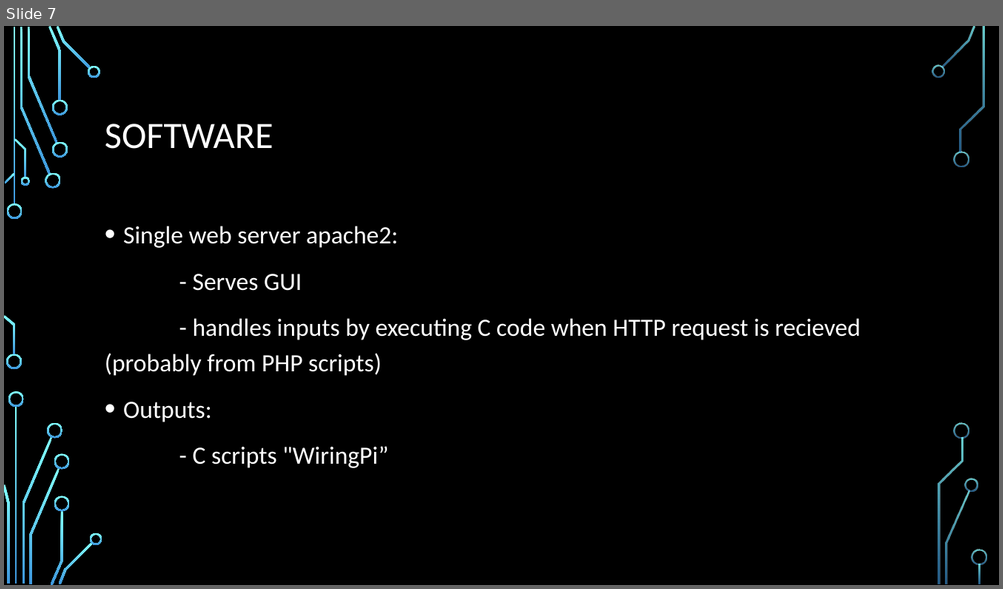
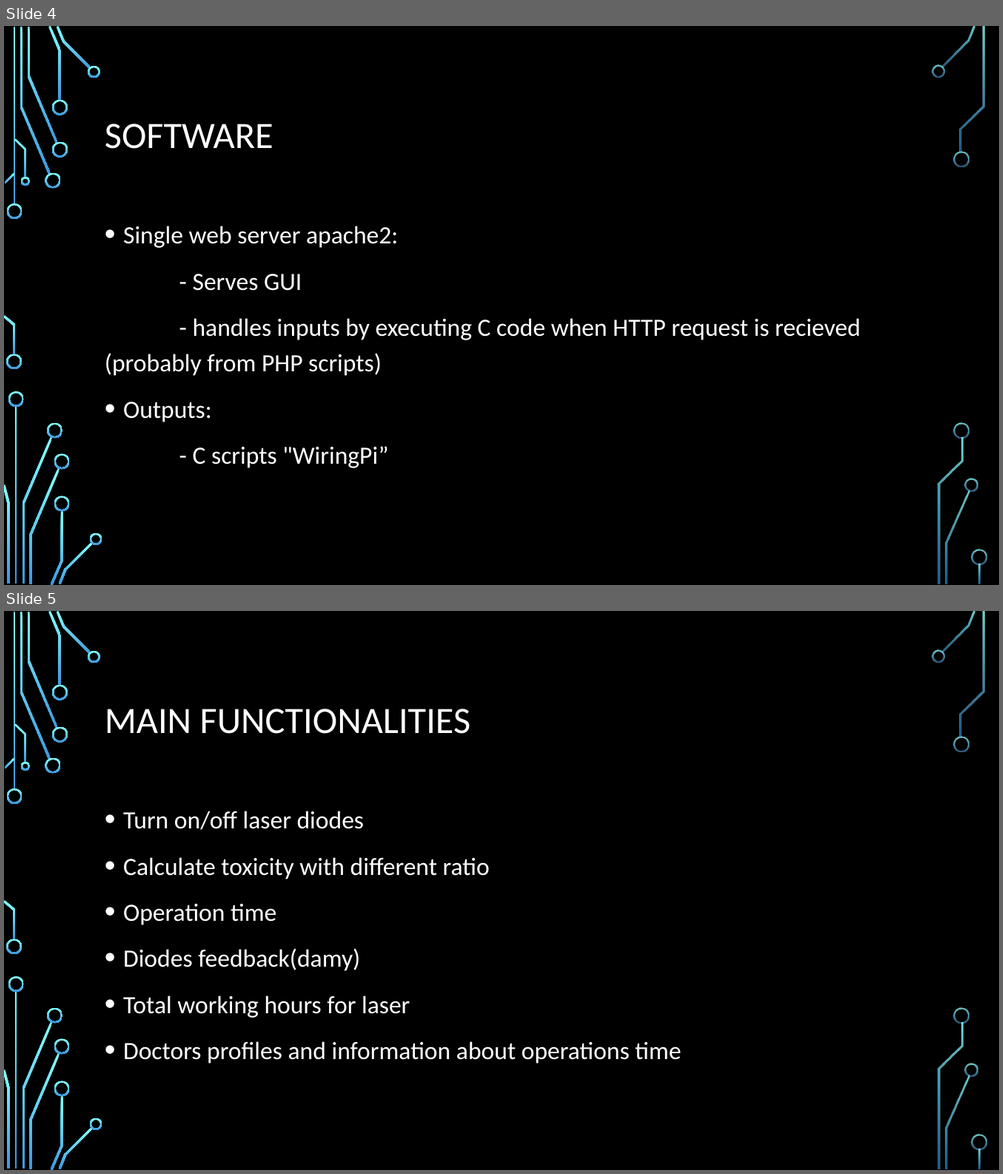
Before and after one commit to Bakirbrkic/Eye-Surgery-Laser-Control, a slide deck: Presentation/Presentation1.pptx. Shown one above the other, each under a label of ours: slide 7 before the commit, slides 4 and 5 after it. The pictures are 1003x589 and 1003x1174 pixels, drawn with LibreOffice and Linux fonts; fonts in the diff are those of the drawing; background and template pictures are left out. Boxes give left, top, right and bottom in pixels: in the first picture for what was removed or moved away, otherwise in the second. Text is boxed around its words. In the diff, an @@ line names an element or a change of style, - is before the commit and + after.

```diff
--- a/Presentation/Presentation1.pptx
+++ b/Presentation/Presentation1.pptx
@@ slide 5 added at [4, 611, 999, 1170], background picture (left out); not listed: 36 template elements that a slide beside it also shows @@
@@ title added at [105, 709, 470, 734], 36 pt, text #FFFFFF @@
+MAIN FUNCTIONALITIES
@@ text added at [123, 811, 680, 1064], 24 pt, text #FFFFFF @@
+• Turn on/off laser diodes
+• Calculate toxicity with different ratio
+• Operation time
+• Diodes feedback(damy)
+• Total working hours for laser
+• Doctors profiles and information about operations time
@@ what was slide 7 is now slide 4 @@
```
Also in this commit, not shown: 2 slides changed, 3 other slides added, 3 slides removed, 3 other files.
